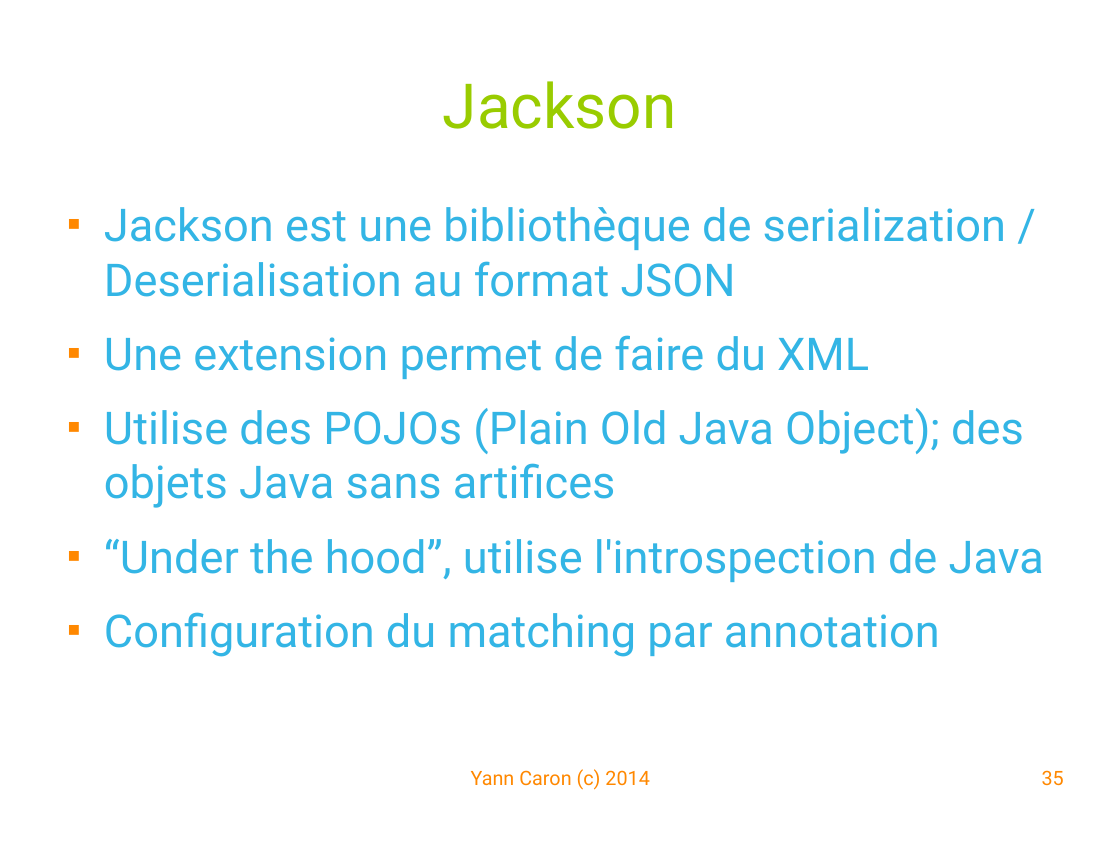
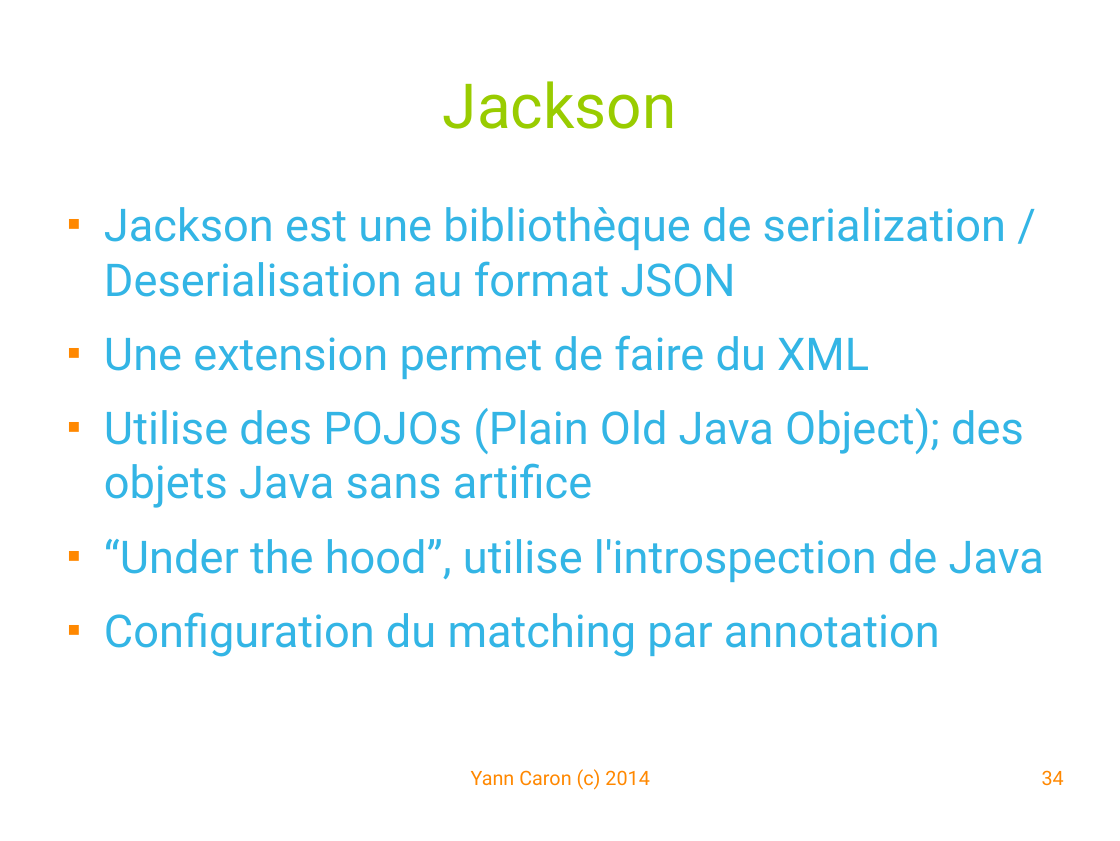
Before and after one commit to YannCaron/Android-ENSG, a slide deck: slide 34 of 09 - WebServices.odp (slide 35 before the commit). Drawn at 1120x841 pixels with LibreOffice and Linux fonts; fonts in the diff are those of the drawing; background and template pictures are left out. Boxes give left, top, right and bottom in pixels: in the first picture for what was removed or moved away, otherwise in the second. Text is boxed around its words. In the diff, an @@ line names an element or a change of style, - is before the commit and + after.

```diff
--- a/09 - WebServices.odp
+++ b/09 - WebServices.odp
@@ text at (104, 408, 1024, 508): text changed @@
-■ Utilise des POJOs (Plain Old Java Object); des objets Java sans artifices
+■ Utilise des POJOs (Plain Old Java Object); des objets Java sans artifice
@@ page number at (1042, 770, 1064, 786): text changed @@
-35
+34
```
Also in this commit, not shown: 15 other slides changed, 1 slide added, 1 slide removed, 1 other file.
